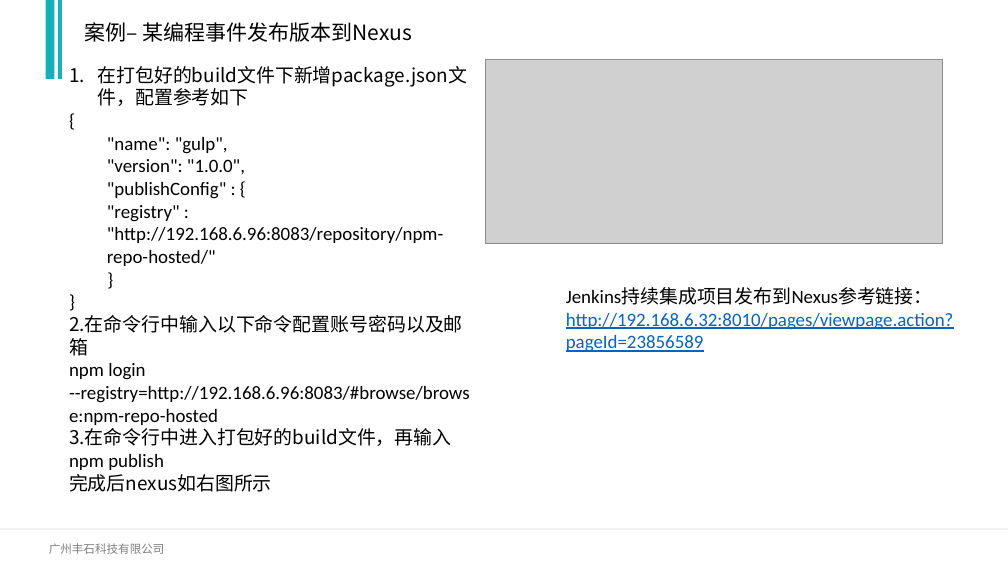
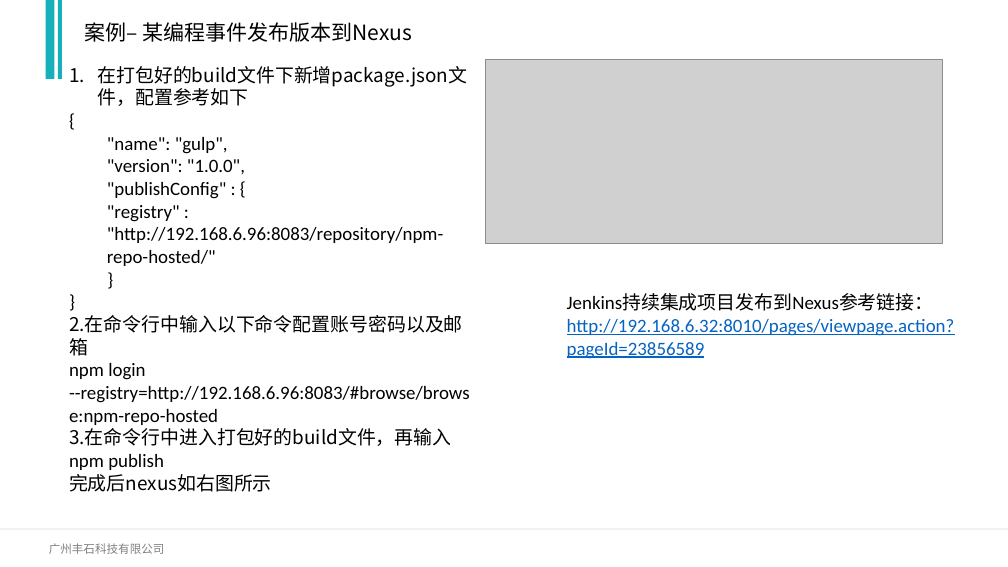
Before and after one commit to Raj6666/angular-training-demo, a slide deck: slide 30 of 培训文档/Web前端研发标准培训Latest.pptx. Drawn at 1008x567 pixels with LibreOffice and Linux fonts; fonts in the diff are those of the drawing; grey boxes stand for pictures; background and template pictures are left out. Boxes give left, top, right and bottom in pixels: in the first picture for what was removed or moved away, otherwise in the second. Text is boxed around its words. In the diff, an @@ line names an element or a change of style, - is before the commit and + after.

```diff
--- a/培训文档/Web前端研发标准培训Latest.pptx
+++ b/培训文档/Web前端研发标准培训Latest.pptx
@@ text "Jenkins持续集成项目发布到Nexus参考链接：http://192.168.6.32:8010/pages/vie ...": place and size @@
-text "Jenkins持续集成项目发布到Nexus参考链接：http://192.168.6.32:8010/pages/vie ..." at [566, 287, 954, 352]
+text "Jenkins持续集成项目发布到Nexus参考链接：http://192.168.6.32:8010/pages/vie ..." at [567, 294, 955, 359]
```
Also in this commit, not shown: 7 other slides changed, 2 slides added, 2 other files.
